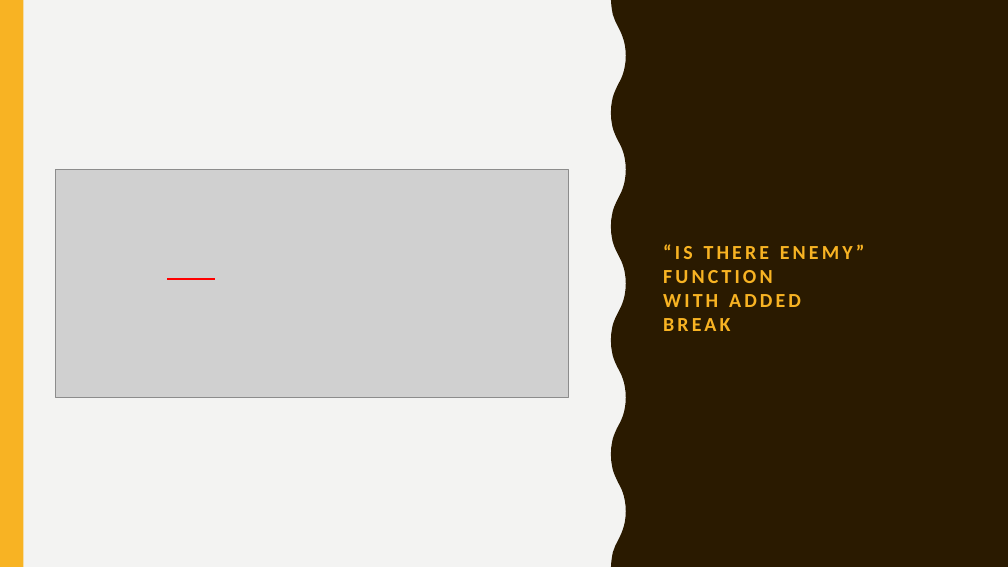
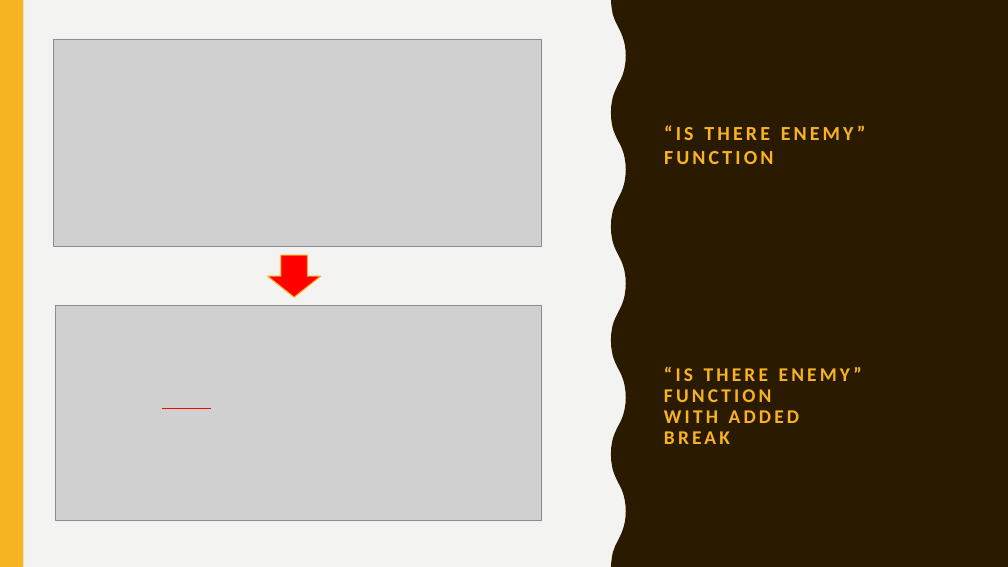
Before and after one commit to green-fox-academy/OrgovanGeza, a slide deck: slide 15 of week-06/day-05/Demo/It's me, Geza.pptx (slide 12 before the commit). Drawn at 1008x567 pixels with LibreOffice and Linux fonts; fonts in the diff are those of the drawing; grey boxes stand for pictures. Boxes give left, top, right and bottom in pixels: in the first picture for what was removed or moved away, otherwise in the second. Text is boxed around its words. In the diff, an @@ line names an element or a change of style, - is before the commit and + after.

```diff
--- a/week-06/day-05/Demo/It's me, Geza.pptx
+++ b/week-06/day-05/Demo/It's me, Geza.pptx
@@ picture added at box(53, 40, 541, 247) @@
@@ title added at box(664, 125, 866, 164), 19 pt, text #F8B323, bold @@
+“IS THERE ENEMY”
+FUNCTION
@@ down arrow added at box(268, 255, 321, 297), fill #FF0000, outline #FFA615 1 pt @@
@@ picture: place and size @@
-picture at box(55, 170, 569, 398)
+picture at box(56, 306, 541, 520)
@@ text "“IS THERE ENEMY” FUNCTION WITH ...": place and size @@
-text "“IS THERE ENEMY” FUNCTION WITH ..." at box(663, 244, 865, 331)
+text "“IS THERE ENEMY” FUNCTION WITH ..." at box(664, 367, 862, 444)
@@ text "“IS THERE ENEMY” FUNCTION WITH ..." at box(664, 367, 862, 444): size 19 to 18.5 pt; line spacing 1 to 0.9 @@
@@ line moved from (167, 279) - (215, 279) to (162, 408) - (211, 408) @@
```
Also in this commit, not shown: 3 slides added, 3 other files.
